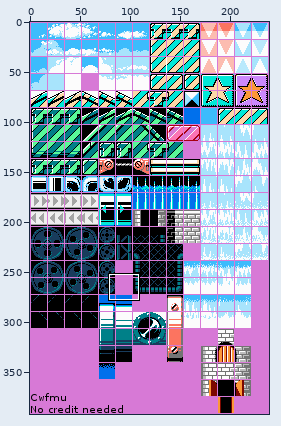
Two states of a sprite sheet, Resource/NES - Gimmick Mr Gimmick - Stage 1.png. Above: a wide view before the commit, with the close-up outlined.
Close-up. As it was:
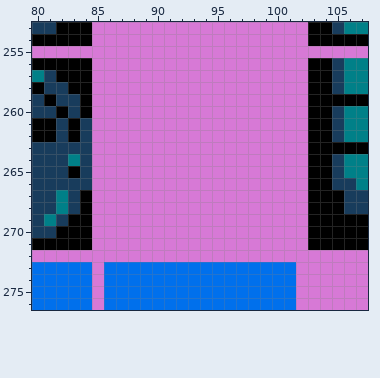
The file is 239x392 pixels. Colours within 5 levels of each other are drawn and written as one. Shown: x 80..107, y 253..276.
The result:
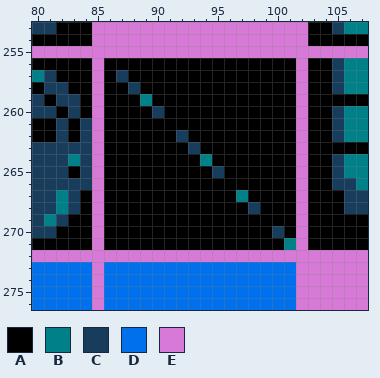
Palette (. is transparent): A #000000  B #008088  C #183c5c  D #0070ec  E #d779d6
Change:
Colour A replaces colour E in row 256 at x 86 to 101; in row 257 at x 86 and 88 to 101; in row 258 at x 86 to 87 and 89 to 101; in row 259 at x 86 to 88 and 90 to 101; in row 260 at x 86 to 89 and 91 to 101; in row 261 at x 86 to 101.
Colour A replaces colour E in row 262 at x 86 to 91 and 93 to 101; in row 263 at x 86 to 92 and 94 to 101; in row 264 at x 86 to 93 and 95 to 101; in row 265 at x 86 to 94 and 96 to 101; in row 266 at x 86 to 101; in row 267 at x 86 to 96 and 98 to 101.
Colour A replaces colour E in row 268 at x 86 to 97 and 99 to 101; in row 269 at x 86 to 101; in row 270 at x 86 to 99 and 101; in row 271 at x 86 to 100.
Colour B replaces colour E in row 259 at x 89; in row 264 at x 94; in row 267 at x 97; in row 271 at x 101.
Colour C replaces colour E in row 257 at x 87; in row 258 at x 88; in row 260 at x 90; in row 262 at x 92; in row 263 at x 93; in row 265 at x 95.
Colour C replaces colour E in row 268 at x 98; in row 270 at x 100.
Boxes around the changes in both close-ups, in picture pixels (x1, y1, x2, y2):
changed: (104, 58, 296, 250)
